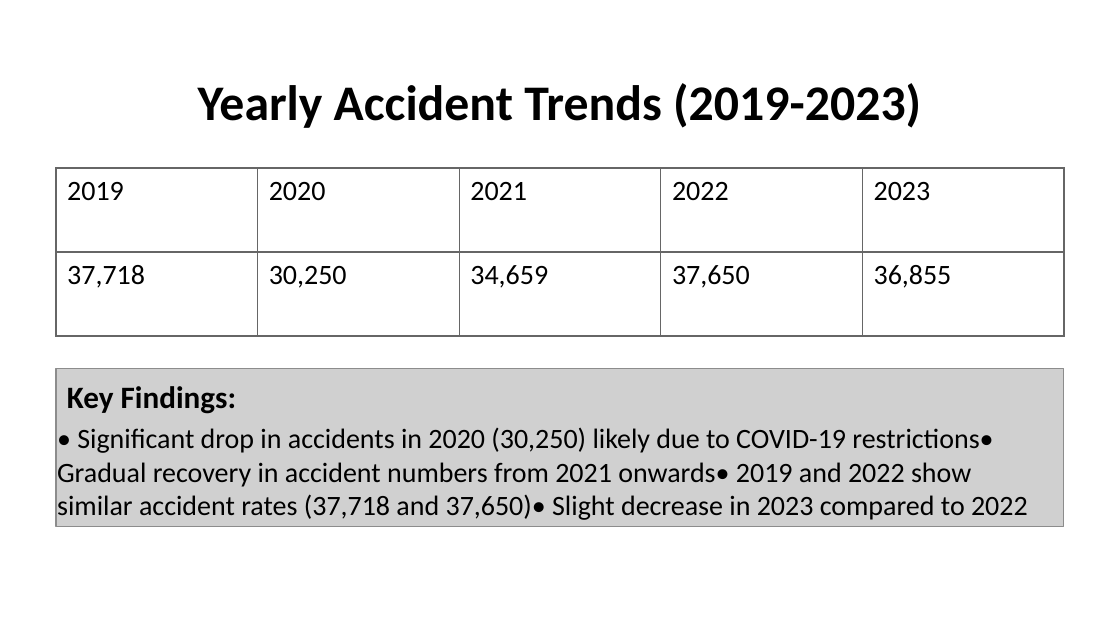
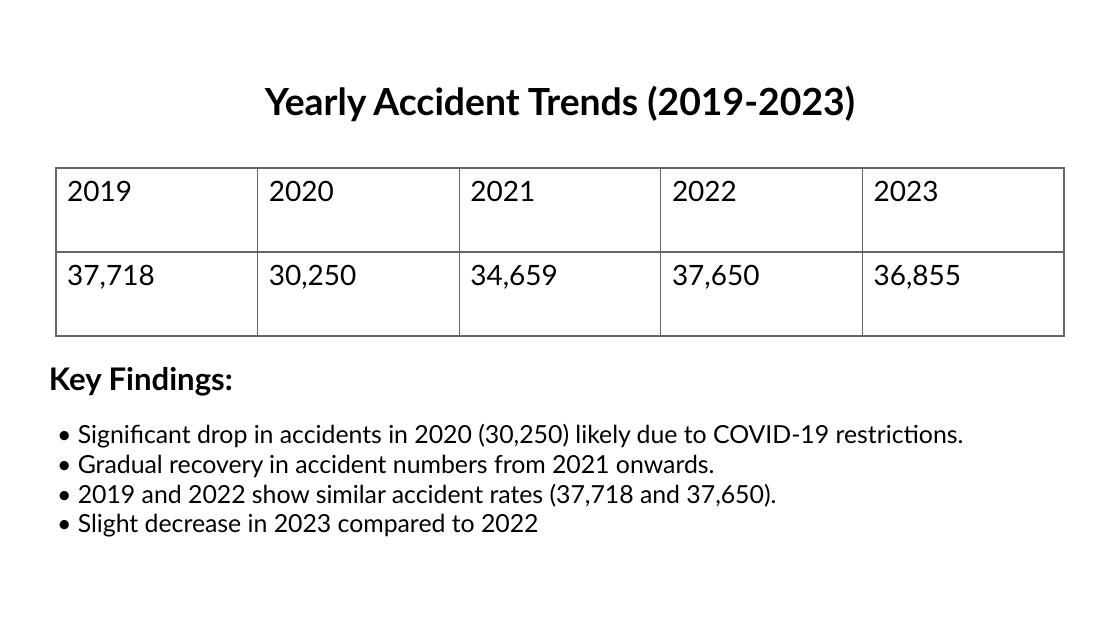
Before and after one commit to bhusalgokarna/Modular_Base_Coding, a slide deck: slide 5 of Traffic_Accident_Analysis_Belgium.pptx. Drawn at 1120x630 pixels with LibreOffice and Linux fonts; fonts in the diff are those of the drawing; grey boxes stand for pictures. Boxes give left, top, right and bottom in pixels: in the first picture for what was removed or moved away, otherwise in the second. Text is boxed around its words. In the diff, an @@ line names an element or a change of style, - is before the commit and + after.

```diff
--- a/Traffic_Accident_Analysis_Belgium.pptx
+++ b/Traffic_Accident_Analysis_Belgium.pptx
@@ text "Yearly Accident Trends (2019-2023)" at bbox=[265, 86, 855, 122]: size 32 to 24 pt, font Calibri to Lato @@
@@ table at bbox=[56, 168, 1064, 336] @@
@@ font Calibri to Lato @@
@@ text "Key Findings:": place and size @@
-text "Key Findings:" at bbox=[67, 386, 236, 414]
+text "Key Findings:" at bbox=[49, 367, 233, 395]
@@ text "Key Findings:" at bbox=[49, 367, 233, 395]: font Calibri to Lato @@
@@ picture removed at bbox=[56, 368, 1064, 526] @@
@@ text "• Significant drop in accidents ..." at bbox=[78, 424, 964, 537]: vertical alignment middle to top @@
@@ text at bbox=[78, 424, 964, 537]: text changed; size 18 to 16 pt; font Calibri to Lato @@
-• Significant drop in accidents in 2020 (30,250) likely due to COVID-19 restrictions• Gradual recovery in accident numbers from 2021 onwards• 2019 and 2022 show similar accident rates (37,718 and 37,650)• Slight decrease in 2023 compared to 2022
+• Significant drop in accidents in 2020 (30,250) likely due to COVID-19 restrictions.
+• Gradual recovery in accident numbers from 2021 onwards.
+• 2019 and 2022 show similar accident rates (37,718 and 37,650).
+• Slight decrease in 2023 compared to 2022
```
Also in this commit, not shown: 16 other slides changed, 6 slides added, 2 slides removed, 6 other files.
